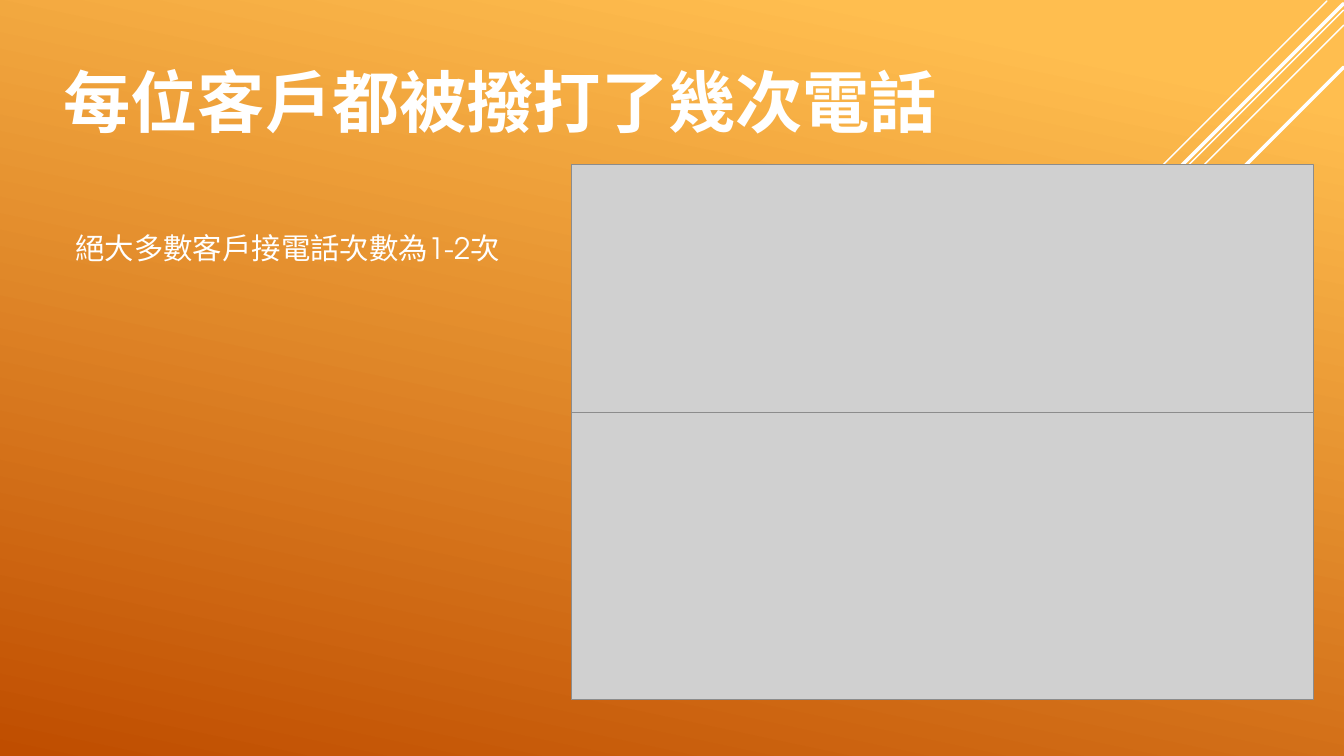
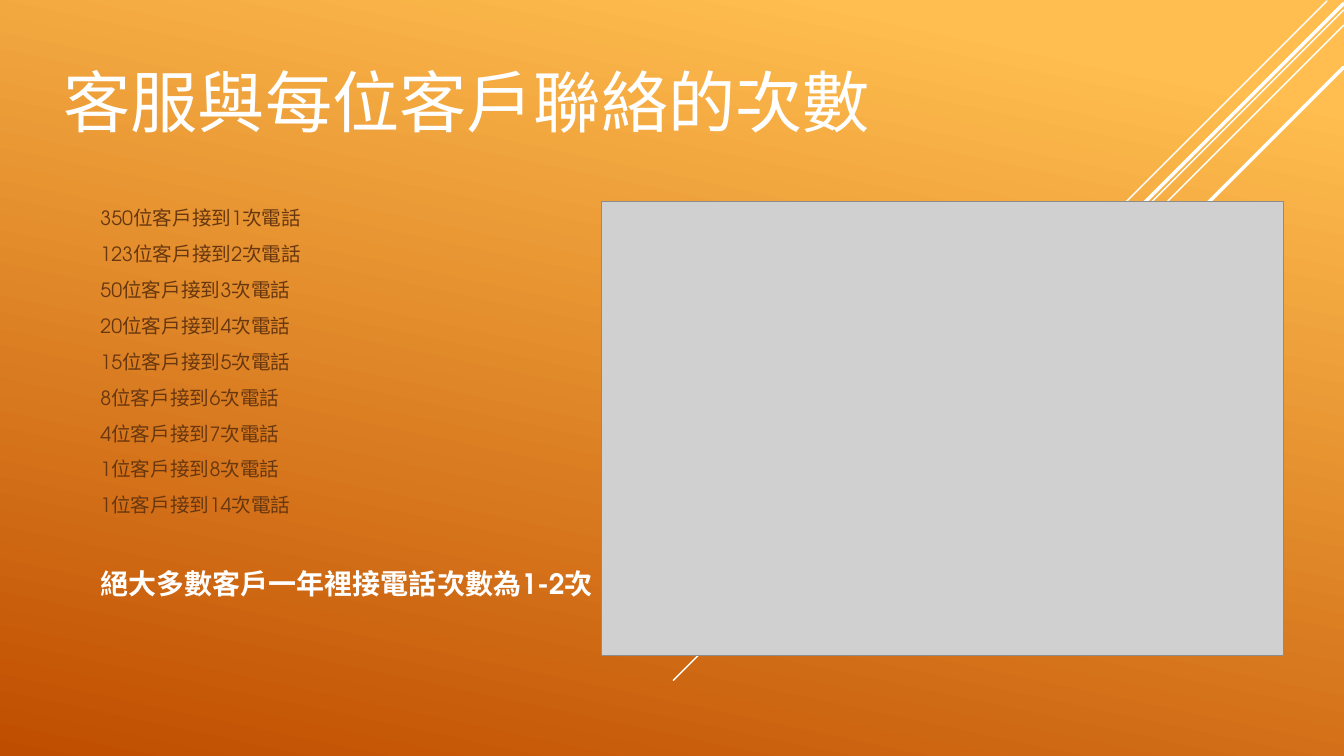
Before and after one commit to EvaXunHsu/Fintech-Course, a slide deck: slide 4 of Final/金融科技-文字探勘與機器學習.pptx (slide 3 before the commit). Drawn at 1344x756 pixels with LibreOffice and Linux fonts; fonts in the diff are those of the drawing; grey boxes stand for pictures. Boxes give left, top, right and bottom in pixels: in the first picture for what was removed or moved away, otherwise in the second. Text is boxed around its words. In the diff, an @@ line names an element or a change of style, - is before the commit and + after.

```diff
--- a/Final/金融科技-文字探勘與機器學習.pptx
+++ b/Final/金融科技-文字探勘與機器學習.pptx
@@ title at [64, 70, 870, 133]: text changed; bold off @@
-每位客戶都被撥打了幾次電話
+客服與每位客戶聯絡的次數
@@ subtitle at [100, 208, 592, 597]: text changed; size 21 to 14 pt; text colour #FFFFFF to #68380F @@
-絕大多數客戶接電話次數為1-2次
+350位客戶接到1次電話
+123位客戶接到2次電話
+50位客戶接到3次電話
+20位客戶接到4次電話
+15位客戶接到5次電話
+8位客戶接到6次電話
+4位客戶接到7次電話
+1位客戶接到8次電話
+1位客戶接到14次電話
+絕大多數客戶一年裡接電話次數為1-2次
@@ picture: place and size @@
-picture at [572, 164, 1314, 500]
+picture at [602, 202, 1285, 656]
@@ picture removed at [572, 412, 1314, 700] @@
```
Also in this commit, not shown: 15 other slides changed, 3 slides added, 3 slides removed, 24 other files.
